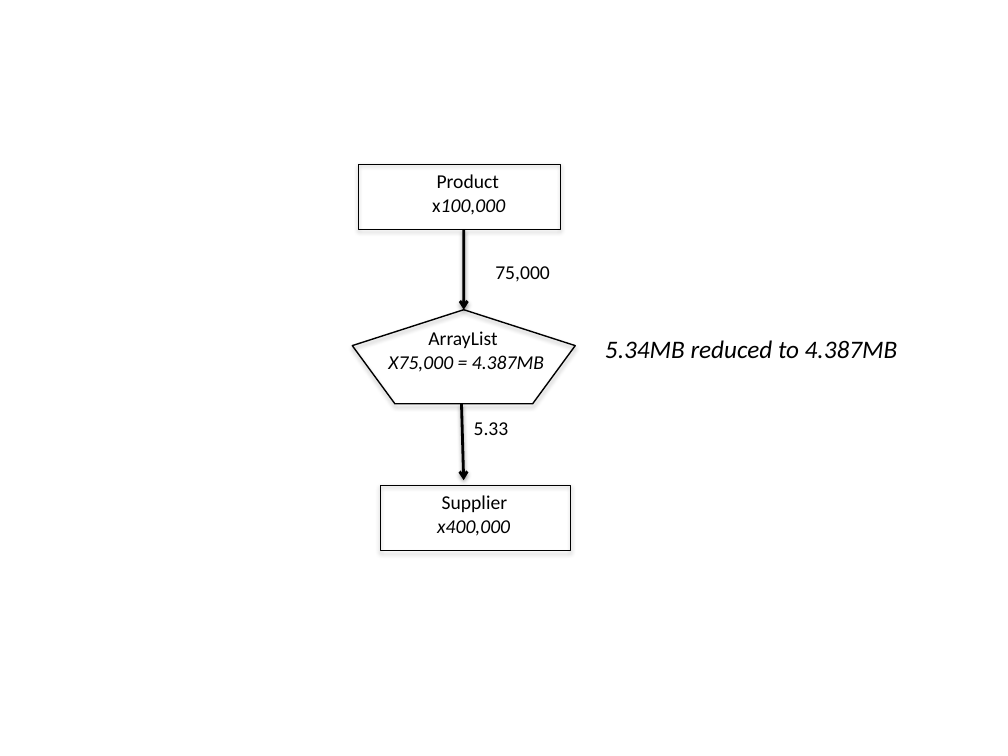
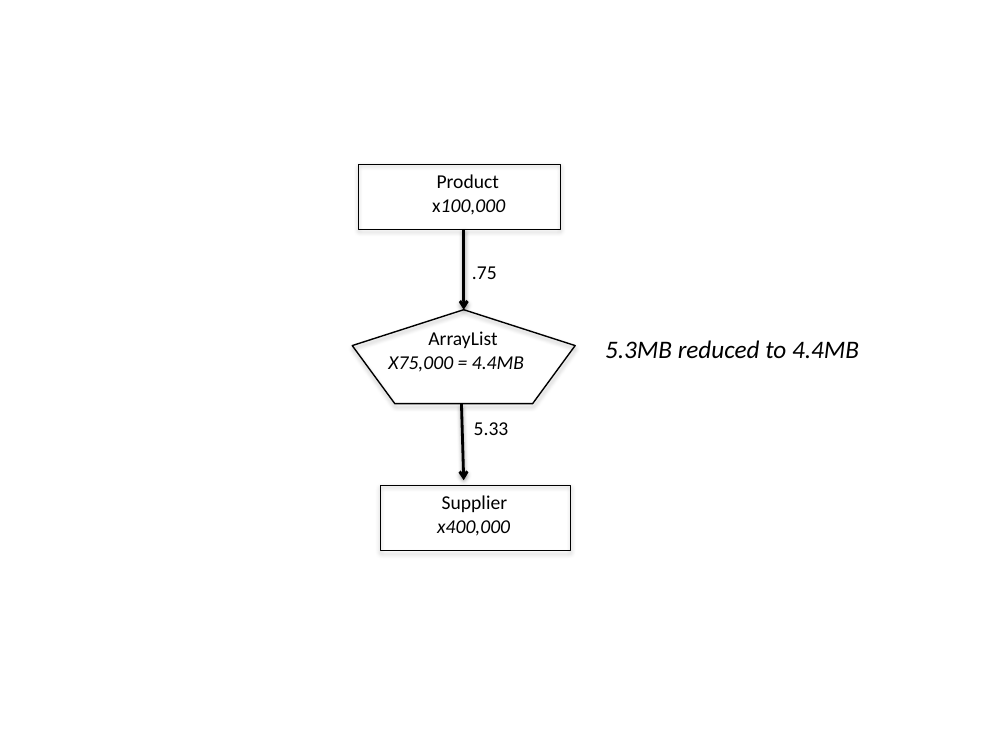
Before and after one commit to TheRuncibleTuner/bloatbook, a slide deck: slide 1 of part1/Figures/collections/empty-product.pptx. Drawn at 1008x756 pixels with LibreOffice and Linux fonts; fonts in the diff are those of the drawing. Boxes give left, top, right and bottom in pixels: in the first picture for what was removed or moved away, otherwise in the second. Text is boxed around its words. In the diff, an @@ line names an element or a change of style, - is before the commit and + after.

```diff
--- a/part1/Figures/collections/empty-product.pptx
+++ b/part1/Figures/collections/empty-product.pptx
@@ text at [472, 266, 497, 279]: text changed @@
-75,000
+.75
@@ text at [388, 356, 524, 372]: text changed @@
-X75,000 = 4.387MB
+X75,000 = 4.4MB
@@ text at [605, 340, 859, 358]: text changed @@
-5.34MB reduced to 4.387MB
+5.3MB reduced to 4.4MB
```
Also in this commit, not shown: 24 other files.
